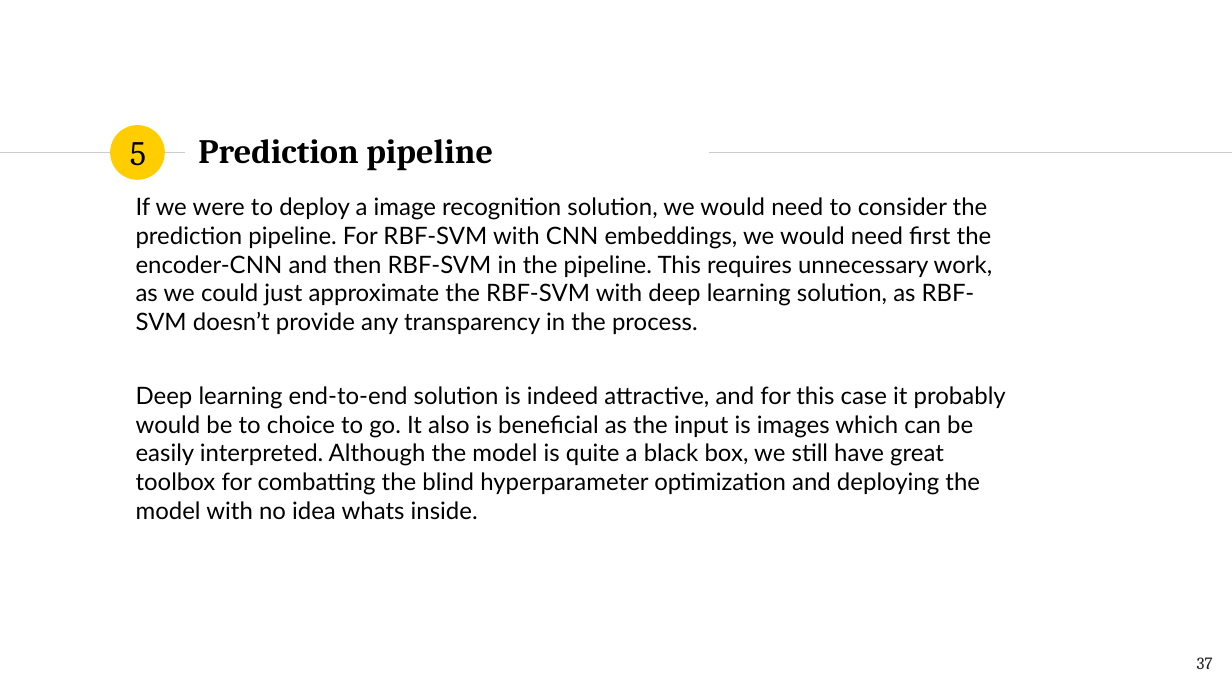
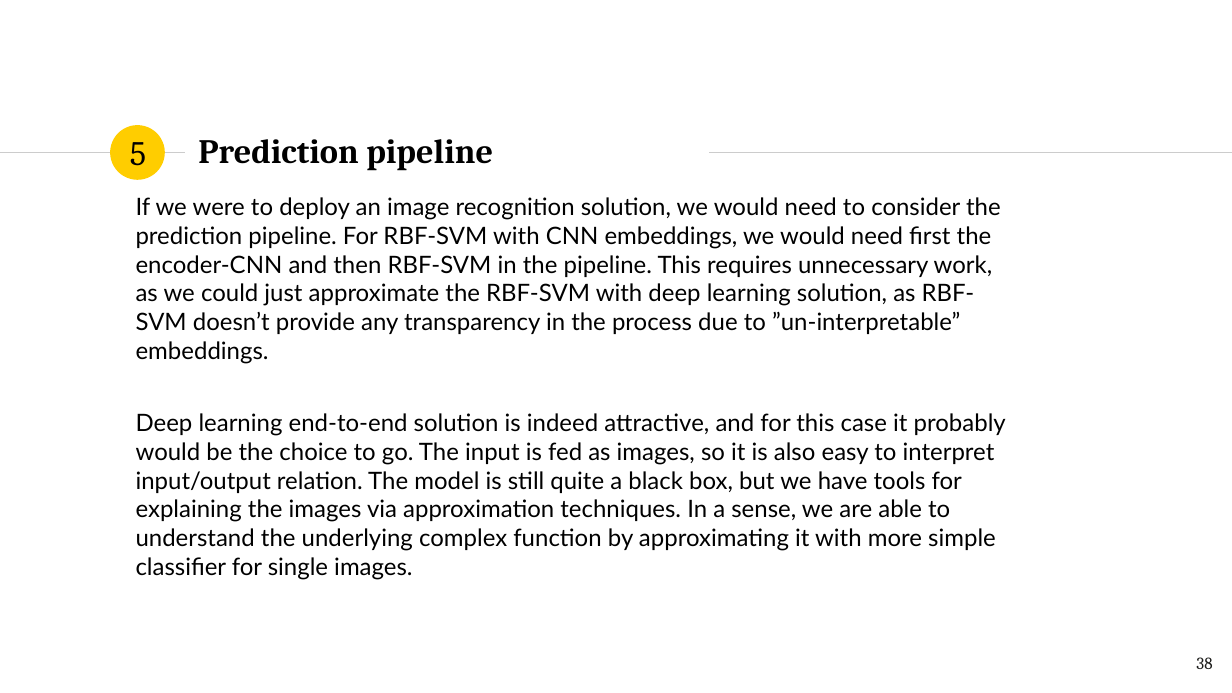
Before and after one commit to TeemuSo/Loop-Q-prize, a slide deck: slide 38 of reports/Sormunen, Teemu_Overview.pptx (slide 37 before the commit). Drawn at 1232x693 pixels with LibreOffice and Linux fonts; fonts in the diff are those of the drawing. Boxes give left, top, right and bottom in pixels: in the first picture for what was removed or moved away, otherwise in the second. Text is boxed around its words. In the diff, an @@ line names an element or a change of style, - is before the commit and + after.

```diff
--- a/reports/Sormunen, Teemu_Overview.pptx
+++ b/reports/Sormunen, Teemu_Overview.pptx
@@ text at box(136, 197, 1001, 364): text changed @@
-If we were to deploy a image recognition solution, we would need to consider the prediction pipeline. For RBF-SVM with CNN embeddings, we would need first the encoder-CNN and then RBF-SVM in the pipeline. This requires unnecessary work, as we could just approximate the RBF-SVM with deep learning solution, as RBF-SVM doesn’t provide any transparency in the process.
+If we were to deploy an image recognition solution, we would need to consider the prediction pipeline. For RBF-SVM with CNN embeddings, we would need first the encoder-CNN and then RBF-SVM in the pipeline. This requires unnecessary work, as we could just approximate the RBF-SVM with deep learning solution, as RBF-SVM doesn’t provide any transparency in the process due to ”un-interpretable” embeddings.
@@ text at box(136, 413, 1006, 580): text changed @@
-Deep learning end-to-end solution is indeed attractive, and for this case it probably would be to choice to go. It also is beneficial as the input is images which can be easily interpreted. Although the model is quite a black box, we still have great toolbox for combatting the blind hyperparameter optimization and deploying the model with no idea whats inside.
+Deep learning end-to-end solution is indeed attractive, and for this case it probably would be the choice to go. The input is fed as images, so it is also easy to interpret input/output relation. The model is still quite a black box, but we have tools for explaining the images via approximation techniques. In a sense, we are able to understand the underlying complex function by approximating it with more simple classifier for single images.
@@ page number at box(1196, 657, 1212, 669): text changed @@
-37
+38
```
Also in this commit, not shown: 9 other slides changed, 1 slide added, 1 other file.
